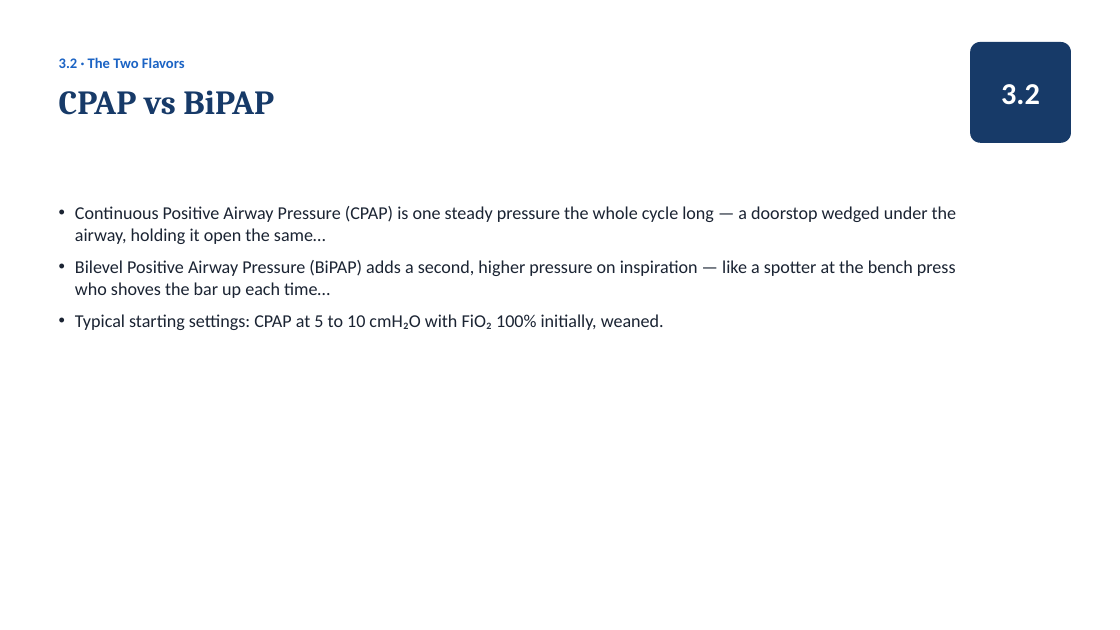
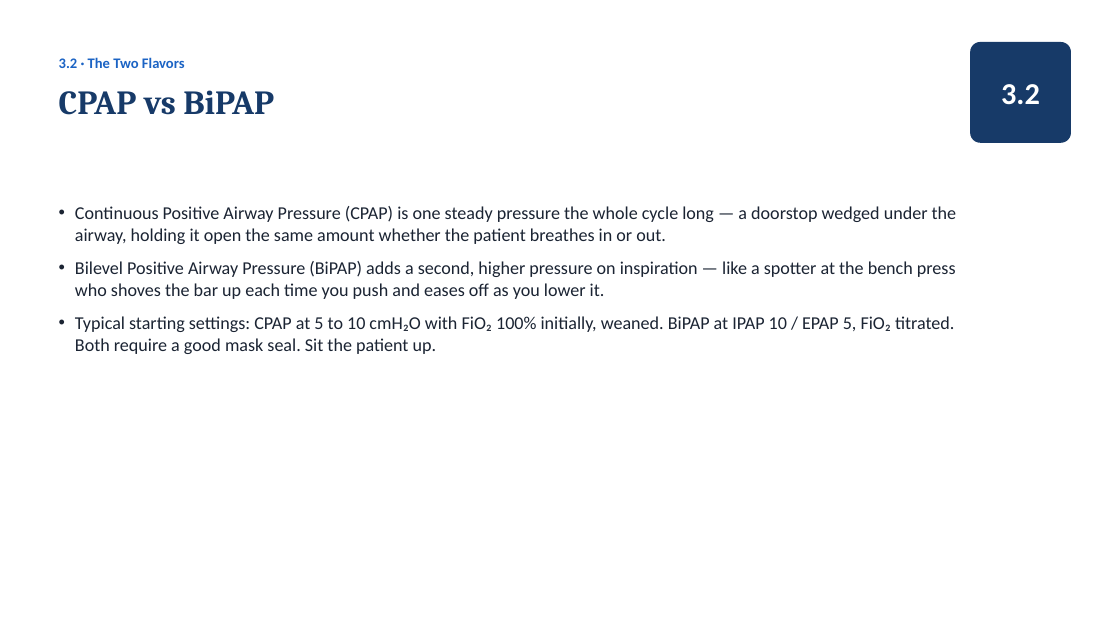
Before and after one commit to amr-kc-protocols/amr-kc-protocols, a slide deck: slide 28 of vta/slides/Ventilator_Academy_Full_Course.pptx. Drawn at 1120x630 pixels with LibreOffice and Linux fonts; fonts in the diff are those of the drawing. Boxes give left, top, right and bottom in pixels: in the first picture for what was removed or moved away, otherwise in the second. Text is boxed around its words. In the diff, an @@ line names an element or a change of style, - is before the commit and + after.

```diff
--- a/vta/slides/Ventilator_Academy_Full_Course.pptx
+++ b/vta/slides/Ventilator_Academy_Full_Course.pptx
@@ text at box(75, 206, 957, 354): text changed @@
-• Continuous Positive Airway Pressure (CPAP) is one steady pressure the whole cycle long — a doorstop wedged under the airway, holding it open the same…
-• Bilevel Positive Airway Pressure (BiPAP) adds a second, higher pressure on inspiration — like a spotter at the bench press who shoves the bar up each time…
-• Typical starting settings: CPAP at 5 to 10 cmH₂O with FiO₂ 100% initially, weaned.
+• Continuous Positive Airway Pressure (CPAP) is one steady pressure the whole cycle long — a doorstop wedged under the airway, holding it open the same amount whether the patient breathes in or out.
+• Bilevel Positive Airway Pressure (BiPAP) adds a second, higher pressure on inspiration — like a spotter at the bench press who shoves the bar up each time you push and eases off as you lower it.
+• Typical starting settings: CPAP at 5 to 10 cmH₂O with FiO₂ 100% initially, weaned. BiPAP at IPAP 10 / EPAP 5, FiO₂ titrated. Both require a good mask seal. Sit the patient up.
```
Also in this commit, not shown: 77 other slides changed, 11 other files.
